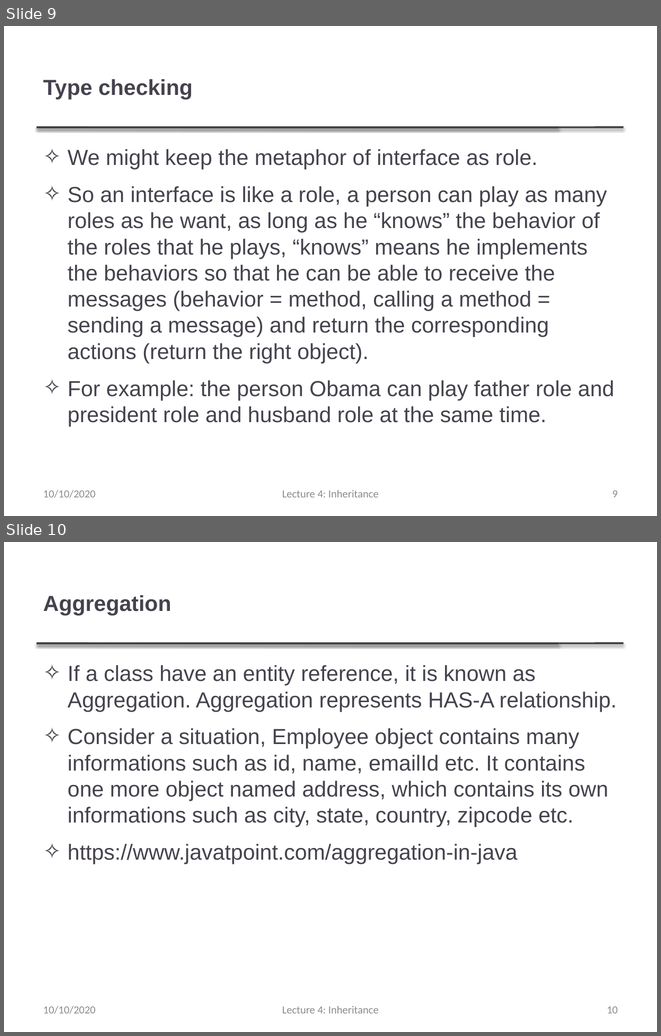
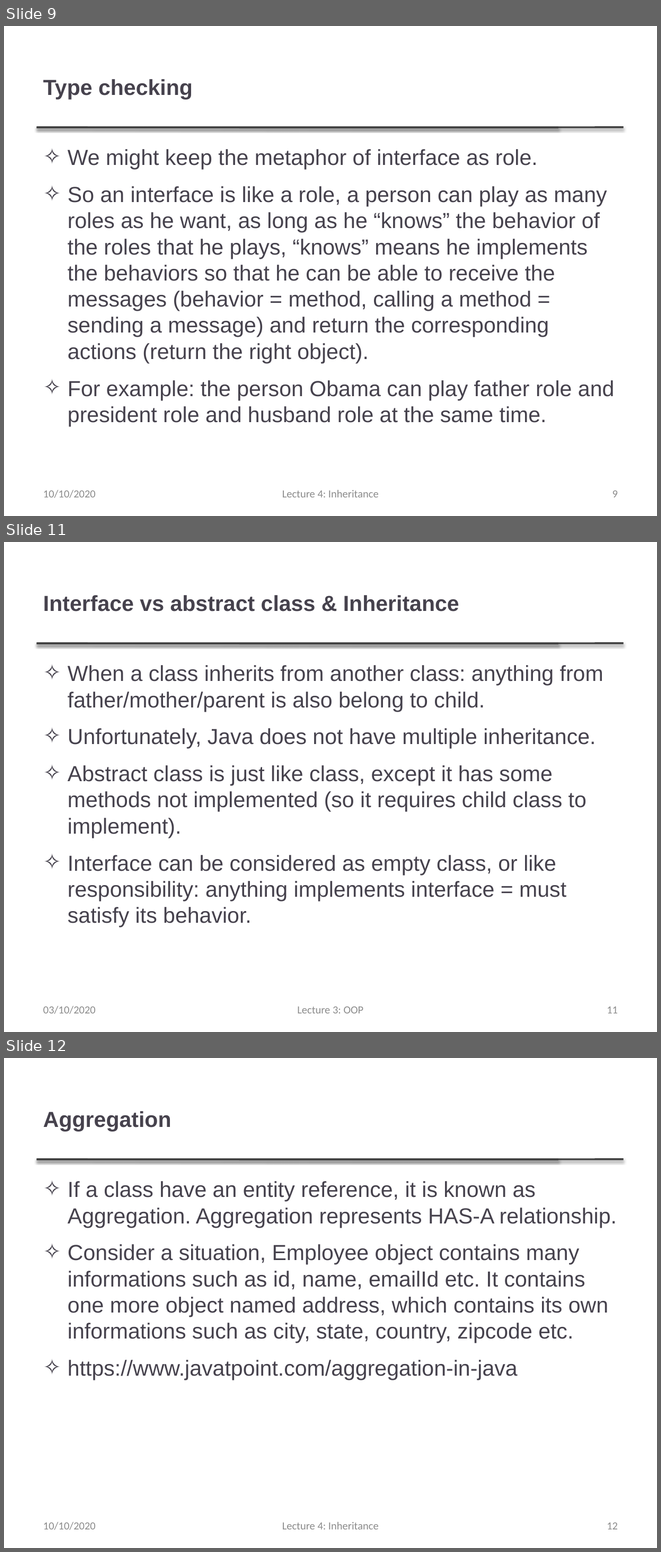
Before and after one commit to thanqminh/thanqminh.github.io, a slide deck: courses/oopjava/lecture4.pptx. Shown one above the other, each under a label of ours: slides 9 and 10 before the commit, slides 9, 11 and 12 after it; the slides between them are not shown. The pictures are 661x1036 and 661x1552 pixels, drawn with LibreOffice and Linux fonts; fonts in the diff are those of the drawing. Boxes give left, top, right and bottom in pixels: in the first picture for what was removed or moved away, otherwise in the second. Text is boxed around its words. In the diff, an @@ line names an element or a change of style, - is before the commit and + after.

```diff
--- a/courses/oopjava/lecture4.pptx
+++ b/courses/oopjava/lecture4.pptx
@@ slide 11 added at [4,542,657,1032], background #FFFFFF; not listed: 2 template elements that a slide beside it also shows @@
@@ title added at [43,595,459,611], 24 pt, text #46424D, bold @@
+Interface vs abstract class & Inheritance
@@ text added at [68,665,603,927], 24 pt, text #46424D @@
+✧ When a class inherits from another class: anything from father/mother/parent is also belong to child.
+✧ Unfortunately, Java does not have multiple inheritance.
+✧ Abstract class is just like class, except it has some methods not implemented (so it requires child class to implement).
+✧ Interface can be considered as empty class, or like responsibility: anything implements interface = must satisfy its behavior.
@@ text added at [43,1006,96,1014], 12 pt, text #8C8C8C @@
+03/10/2020
@@ text added at [297,1006,364,1013], 12 pt, text #8C8C8C @@
+Lecture 3: OOP
@@ page number added at [607,1006,618,1013], 12 pt, text #8C8C8C @@
+11
@@ what was slide 10 is now slide 12 @@
@@ page number at [607,1522,618,1529]: text changed @@
-10
+12
```
Also in this commit, not shown: 1 other slide added, 1 other file.
